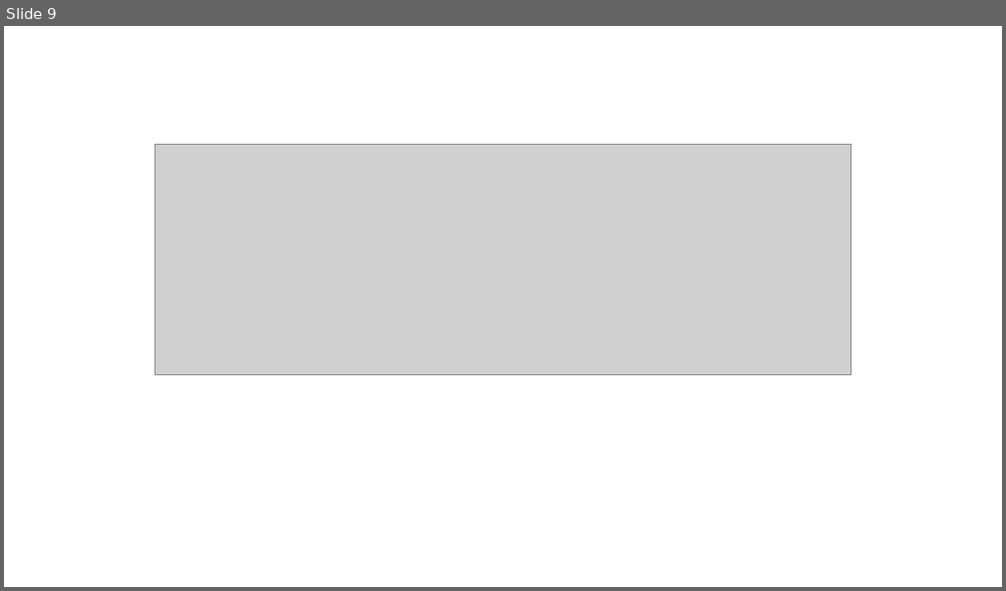
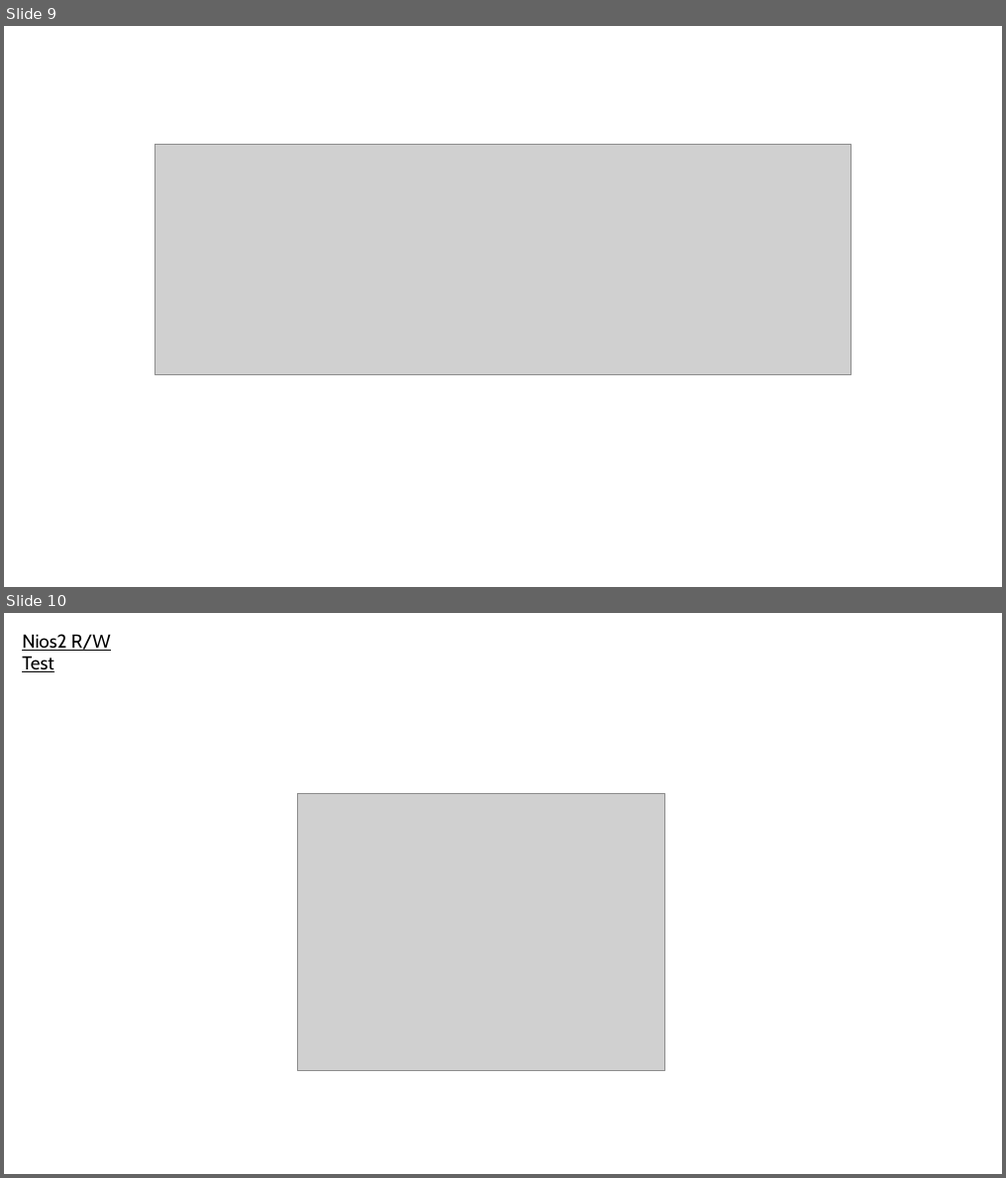
Before and after one commit to adamShiau/adamShiau_FPGA, a slide deck: intel_IP/IRIS/HW_IP/Interface/I2C/V1/I2C_EEPROM.pptx. Shown one above the other, each under a label of ours: slide 9 before the commit, slides 9 and 10 after it. The pictures are 1006x591 and 1006x1178 pixels, drawn with LibreOffice and Linux fonts; fonts in the diff are those of the drawing; grey boxes stand for pictures. Boxes give left, top, right and bottom in pixels: in the first picture for what was removed or moved away, otherwise in the second. Text is boxed around its words. In the diff, an @@ line names an element or a change of style, - is before the commit and + after.

```diff
--- a/intel_IP/IRIS/HW_IP/Interface/I2C/V1/I2C_EEPROM.pptx
+++ b/intel_IP/IRIS/HW_IP/Interface/I2C/V1/I2C_EEPROM.pptx
@@ slide 10 added at (4,613,1002,1174), background #FFFFFF @@
@@ text added at (22,634,111,672), 18 pt, text #000000, underline @@
+Nios2 R/W Test
@@ picture added at (297,793,664,1070) @@
```
Also in this commit, not shown: 7 slides changed, 2 other slides added, 3 other files.
